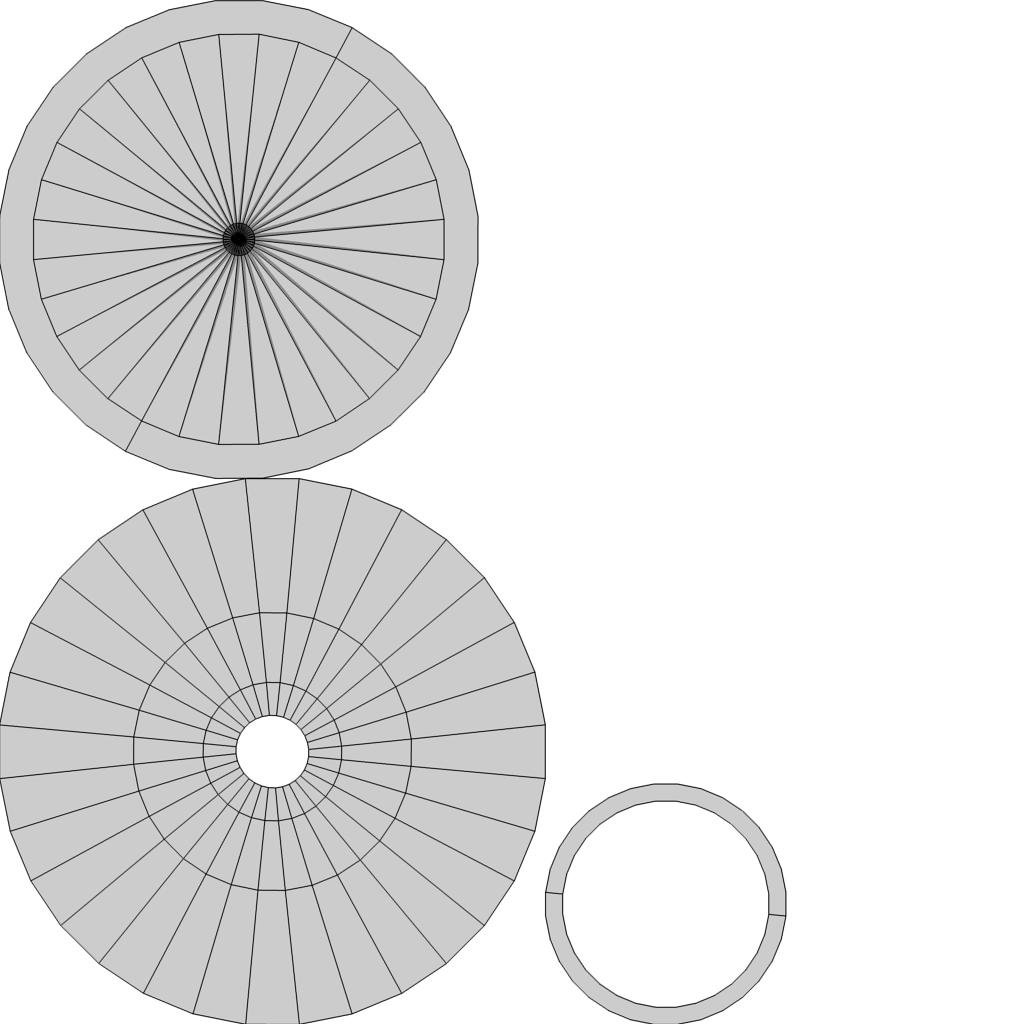
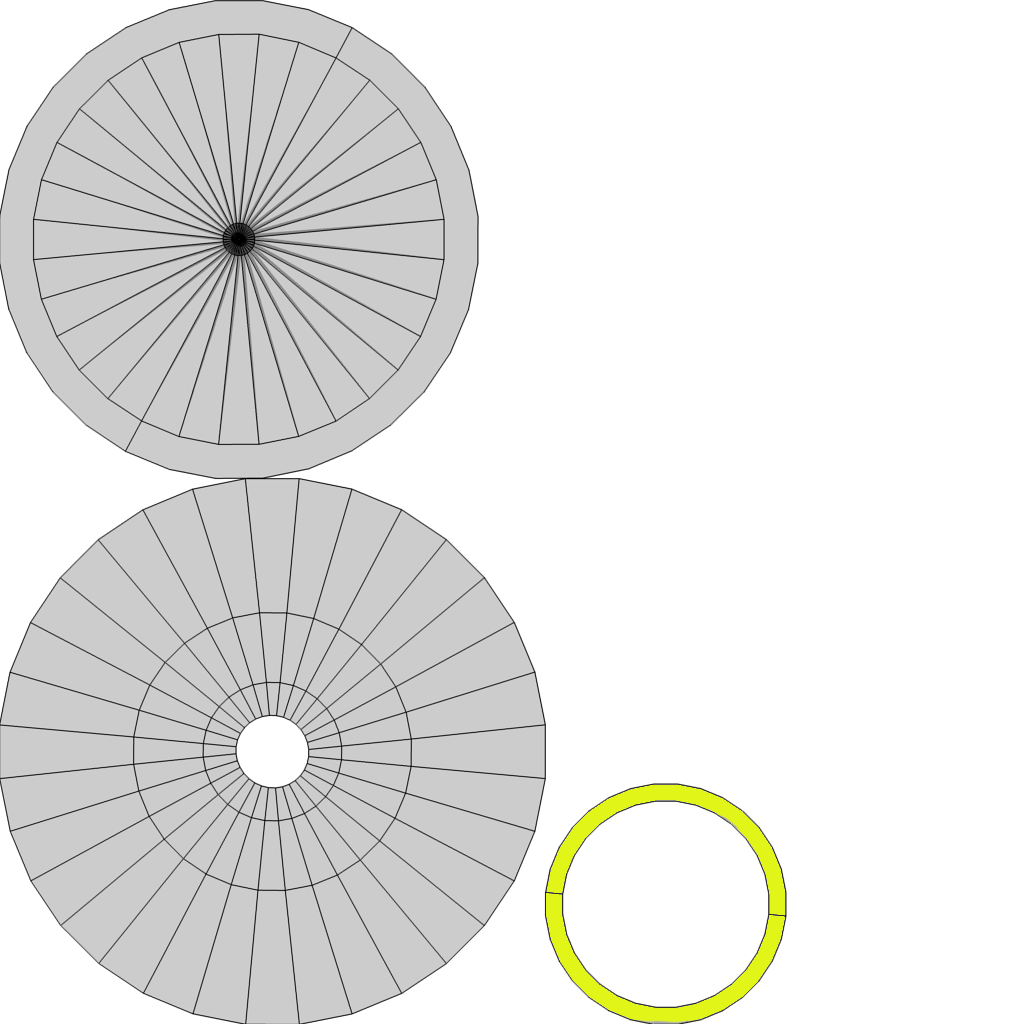
Revision of a layered 1024px x 1024px image; what changed, layer by layer:
added layer "Pasted Layer" above "LlantaLayOut.png" over [546, 785, 785, 1024]
